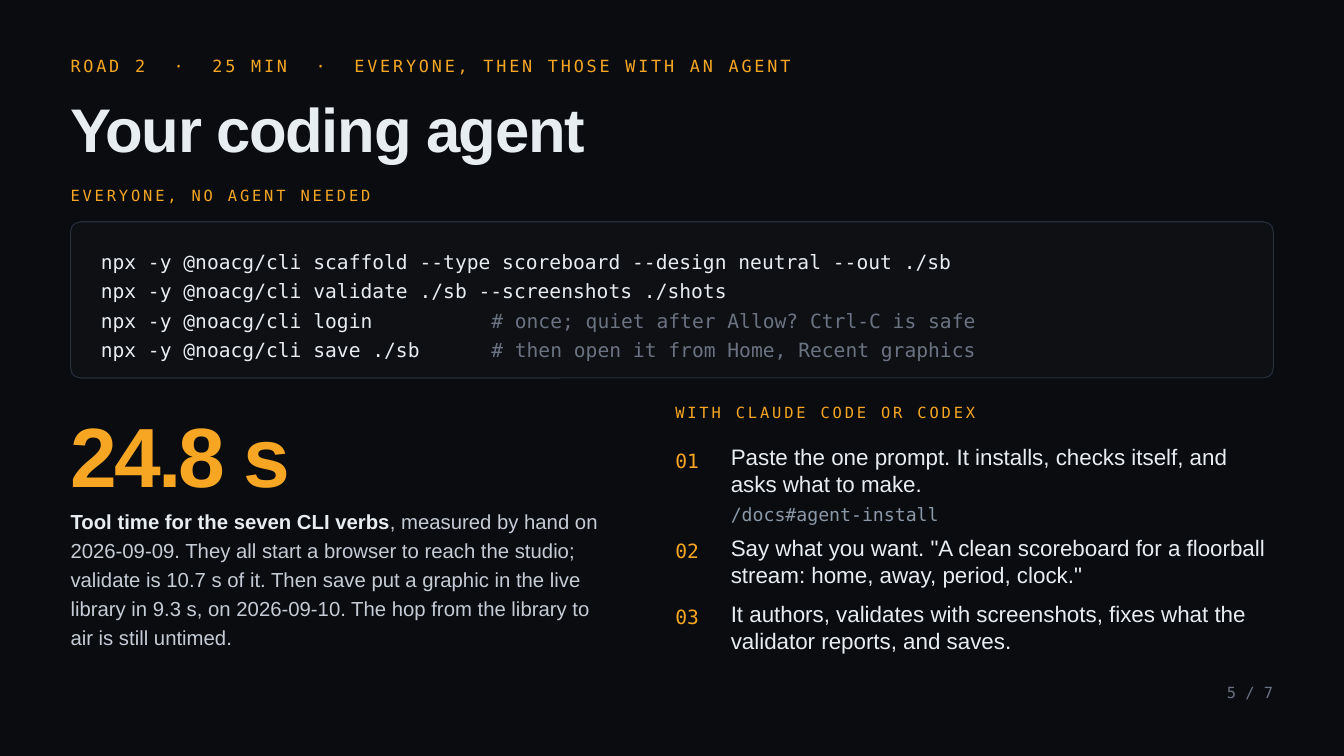
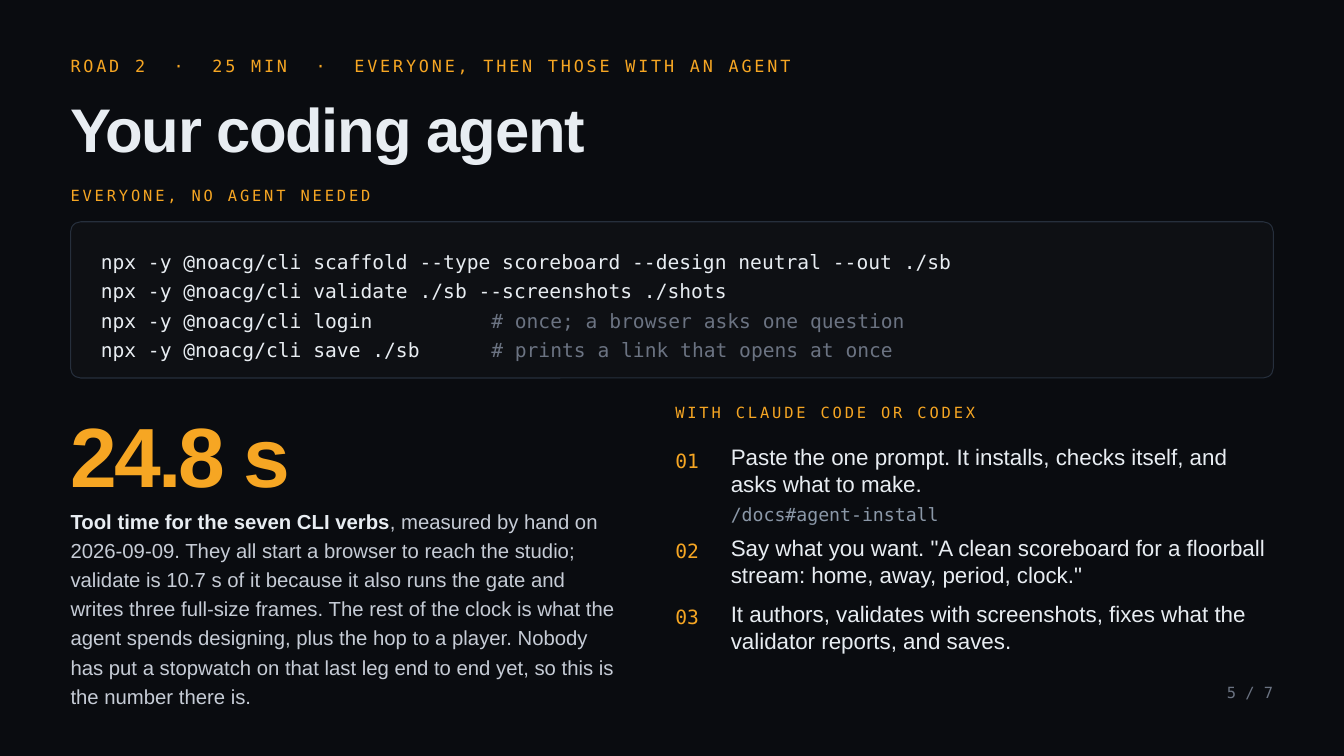
Before and after one commit to NoaCG/NoaCG-Studio, a slide deck: slide 5 of docs/presentation-2026-09-25/NoaCG-2026-09-25.pptx. Drawn at 1344x756 pixels with LibreOffice and Linux fonts; fonts in the diff are those of the drawing. Boxes give left, top, right and bottom in pixels: in the first picture for what was removed or moved away, otherwise in the second. Text is boxed around its words. In the diff, an @@ line names an element or a change of style, - is before the commit and + after.

```diff
--- a/docs/presentation-2026-09-25/NoaCG-2026-09-25.pptx
+++ b/docs/presentation-2026-09-25/NoaCG-2026-09-25.pptx
@@ text at [101,313,904,361]: text changed @@
-npx -y @noacg/cli login # once; quiet after Allow? Ctrl-C is safe
-npx -y @noacg/cli save ./sb # then open it from Home, Recent graphics
+npx -y @noacg/cli login # once; a browser asks one question
+npx -y @noacg/cli save ./sb # prints a link that opens at once
@@ text at [71,514,614,679]: text changed @@
-Tool time for the seven CLI verbs, measured by hand on 2026-09-09. They all start a browser to reach the studio; validate is 10.7 s of it. Then save put a graphic in the live library in 9.3 s, on 2026-09-10. The hop from the library to air is still untimed.
+Tool time for the seven CLI verbs, measured by hand on 2026-09-09. They all start a browser to reach the studio; validate is 10.7 s of it because it also runs the gate and writes three full-size frames. The rest of the clock is what the agent spends designing, plus the hop to a player. Nobody has put a stopwatch on that last leg end to end yet, so this is the number there is.
```
Also in this commit, not shown: 5 other slides changed, 5 other files.
